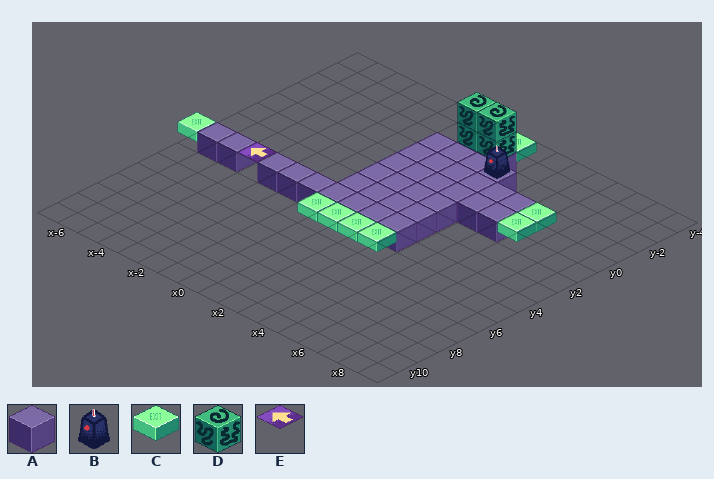
Level history. Tiled map: Design/QhipanTiled/Mini-HUB.tmx. The picture above is the old version.
Cells are 64x32 px. Isometric: x runs down to the right, y down to the left. Shown: x -7..9, y -4..11.
Key: from "Tileset1": A 8 "Anti-Sticker", B 29 "Sticker Grande", C 30 "Conexion", D 31 "Bloque Mural", E 40 "Puente Unidireccional".
_ is an empty cell.
Layer "P1" before, first column x -7:
-4 _________________
-3 ________CC_______
-2 ________AA_______
-1 _______AAAA______
 0 _______AAAAAAC___
 1 _______AAAAAAC___
 2 _______AAAA______
 3 _______AAAA______
 4 CAAEAAAAAAA______
 5 _______CCCC______
 6 _________________
 7 _________________
 8 _________________
 9 _________________
10 _________________
11 _________________
The result:
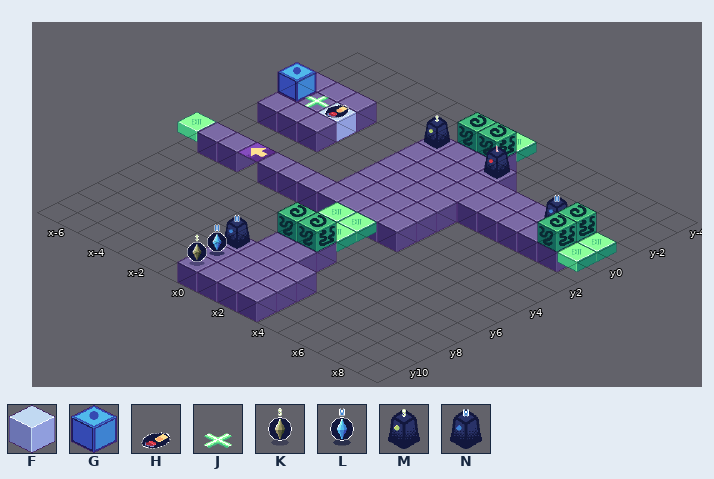
Further tiles: from "Tileset1": F 0 "ProSticker", G 1 "Switchable-On", H 22 "Switch-Placed", J 23 "Cable", K 24 "Sticker Chico", L 25 "Sticker Mediano", M 27 "Altar Chico", N 28 "Altar Mediano".
Edits made:
Changed rows in their new state; . is an unchanged cell.
Layer "P1":
first column x -6:
-1 AAA.............
 0 AAF.........AAAC
 1 AAA.........AAAC
first column x 0:
 5 _.._
 6 .CC.
 7 .AA.
 8 .AA.
 9 AAAA
10 AAAA
11 AAAA
Layer "P2":
first column x -7:
-2 ......M........
-1 GJH..........ND
 0 ..............D
first column x -1:
 6 .DD
 8 N..
 9 L..
10 K..
Layer "P3" (removed):
first column x -1:
-4 __
Where, in picture pixels (left, top, right, bottom), the same in both pictures:
added: (257, 62, 377, 152)
changed: (424, 92, 517, 149)
changed: (177, 192, 397, 322)
changed: (497, 195, 617, 272)
